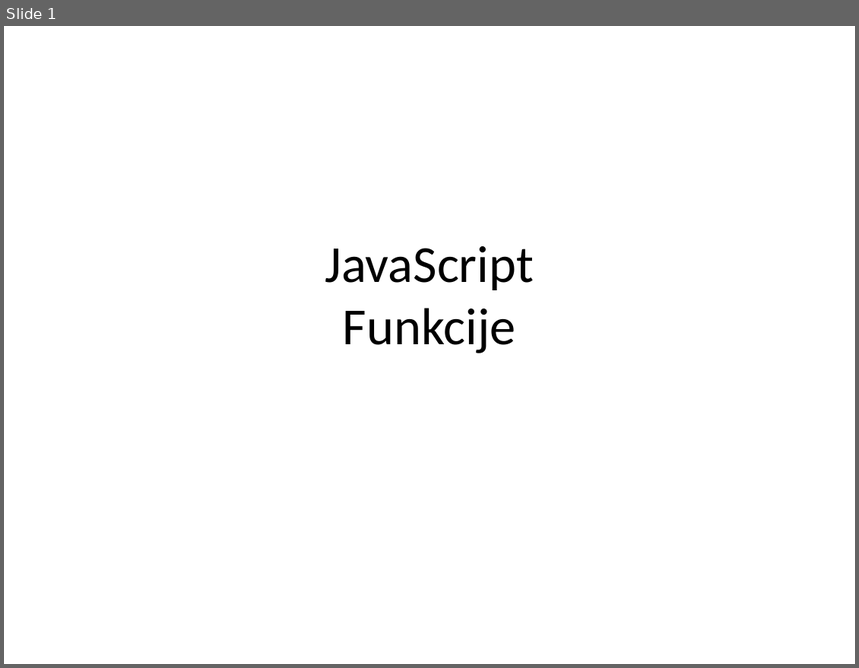
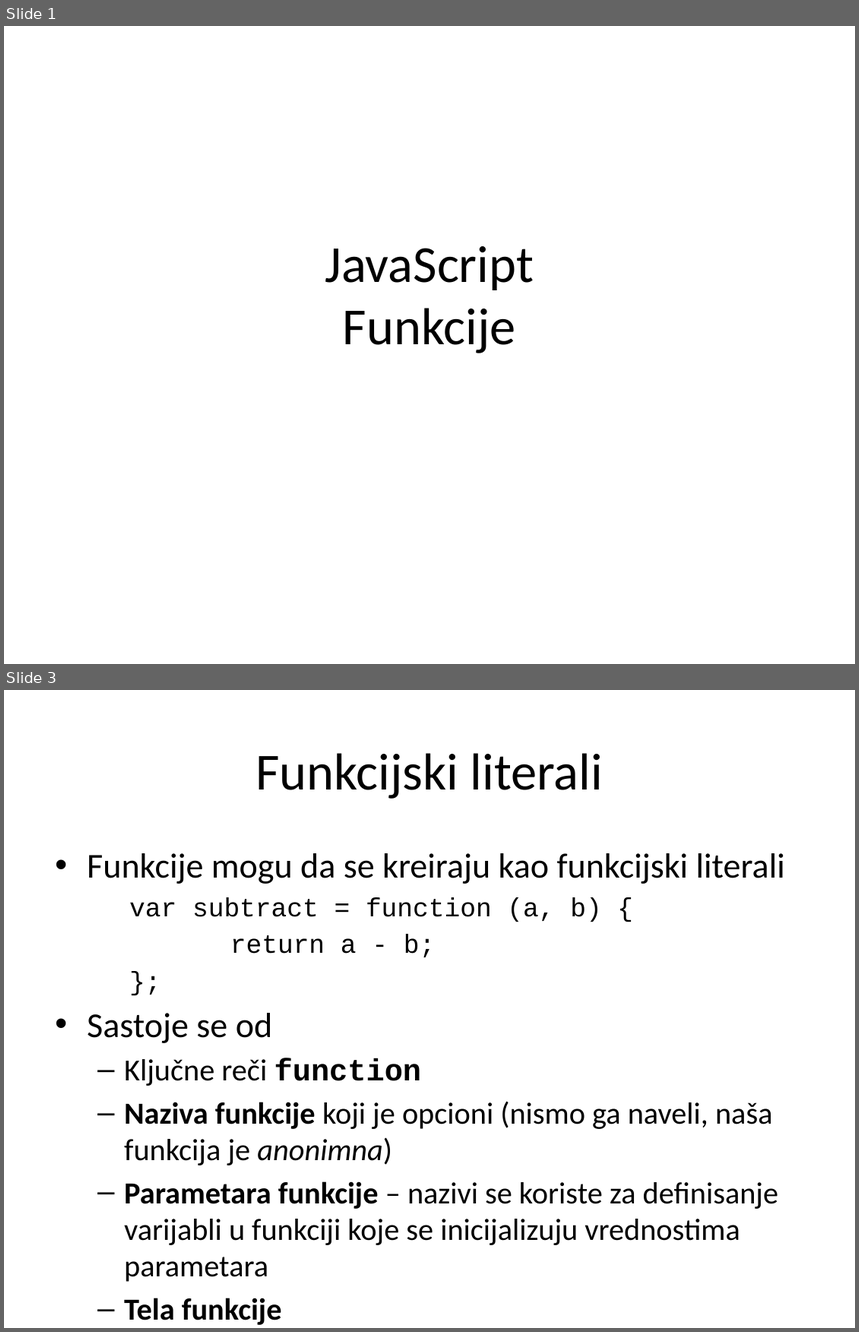
Before and after one commit to XWS2016/JavaScript, a slide deck: 02_Funkcije/JavaScript_02_Funkcije.pptx. Shown one above the other, each under a label of ours: slide 1 before the commit, slides 1 and 3 after it; the slides between them are not shown. The pictures are 859x668 and 859x1332 pixels, drawn with LibreOffice and Linux fonts; fonts in the diff are those of the drawing. Boxes give left, top, right and bottom in pixels: in the first picture for what was removed or moved away, otherwise in the second. Text is boxed around its words. In the diff, an @@ line names an element or a change of style, - is before the commit and + after.

Commit message:
funkcije - predavanja

```diff
--- a/02_Funkcije/JavaScript_02_Funkcije.pptx
+++ b/02_Funkcije/JavaScript_02_Funkcije.pptx
@@ slide 3 added at [4, 690, 855, 1328], background #FFFFFF @@
@@ title added at [256, 753, 603, 799], 44 pt, text #000000 @@
+Funkcijski literali
@@ text added at [87, 853, 785, 1246], 25.9 pt, text #000000 @@
+• Funkcije mogu da se kreiraju kao funkcijski literali
+    var subtract = function (a, b) {
+    return a - b;
+    };
+• Sastoje se od
+  – Ključne reči function
+  – Naziva funkcije koji je opcioni (nismo ga naveli, naša funkcija je anonimna)
+  – Parametara funkcije – nazivi se koriste za definisanje varijabli u funkciji koje se inicijalizuju vrednostima parametara
+  – Tela funkcije
```
Also in this commit, not shown: 2 slides changed, 30 other slides added, 11 slides removed, 13 other files.
